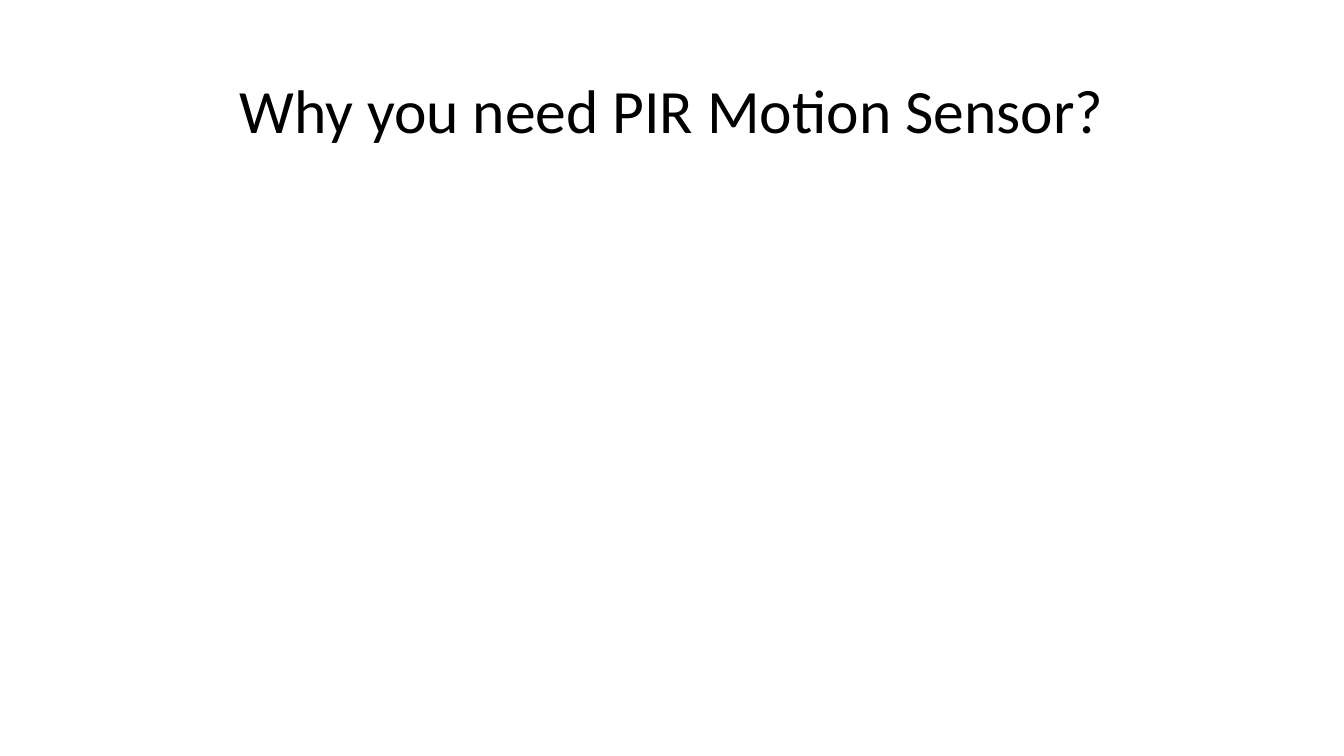
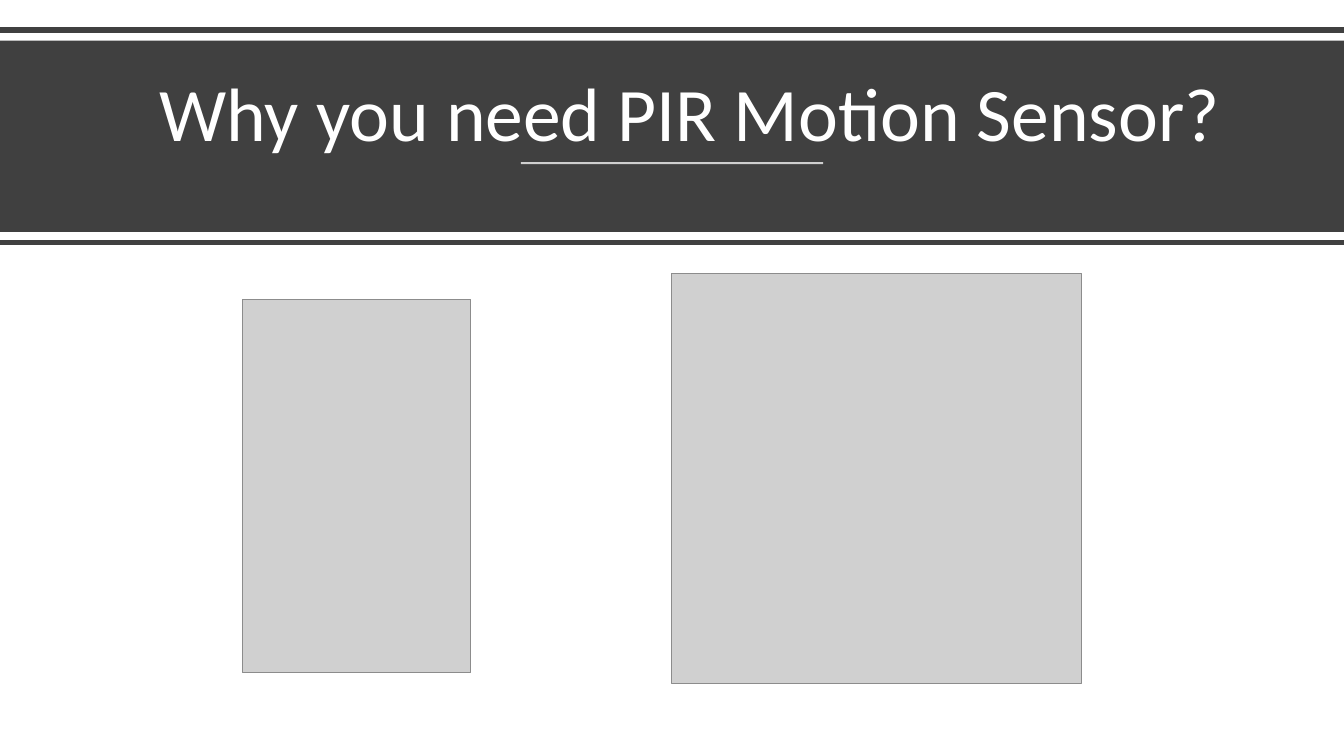
Before and after one commit to ptyn7600/PIR-motion-sensor, a slide deck: slide 2 of Other-Files/PIR-motion-sensor.pptx. Drawn at 1344x756 pixels with LibreOffice and Linux fonts; fonts in the diff are those of the drawing; grey boxes stand for pictures. Boxes give left, top, right and bottom in pixels: in the first picture for what was removed or moved away, otherwise in the second. Text is boxed around its words. In the diff, an @@ line names an element or a change of style, - is before the commit and + after.

```diff
--- a/Other-Files/PIR-motion-sensor.pptx
+++ b/Other-Files/PIR-motion-sensor.pptx
@@ line added from (0, 30) to (1344, 30), #404040 4 pt @@
@@ rectangle added at (x1=0, y1=40, x2=1344, y2=232), fill #404040 @@
@@ title "Why you need PIR Motion ..." moved from (x1=239, y1=90, x2=1103, y2=143) to (x1=159, y1=88, x2=1220, y2=153) @@
@@ title "Why you need PIR Motion ..." at (x1=159, y1=88, x2=1220, y2=153): size 44 to 54 pt, text colour #000000 to #FFFFFF; vertical alignment middle to bottom @@
@@ line added from (521, 163) to (824, 163), #FFFFFF 1.5 pt @@
@@ line added from (0, 243) to (1344, 243), #404040 4 pt @@
@@ picture added at (x1=242, y1=299, x2=471, y2=674) @@
@@ picture added at (x1=671, y1=273, x2=1082, y2=684) @@
```
Also in this commit, not shown: 5 other slides changed, 3 slides added, 1 slide removed.
